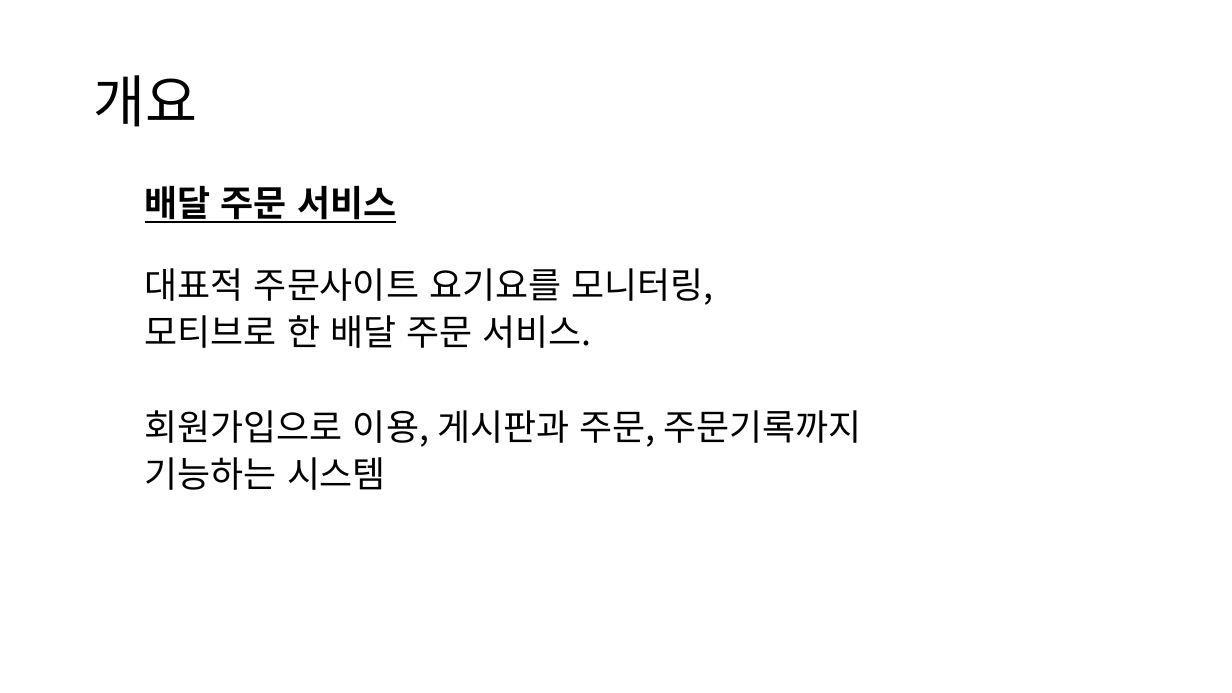
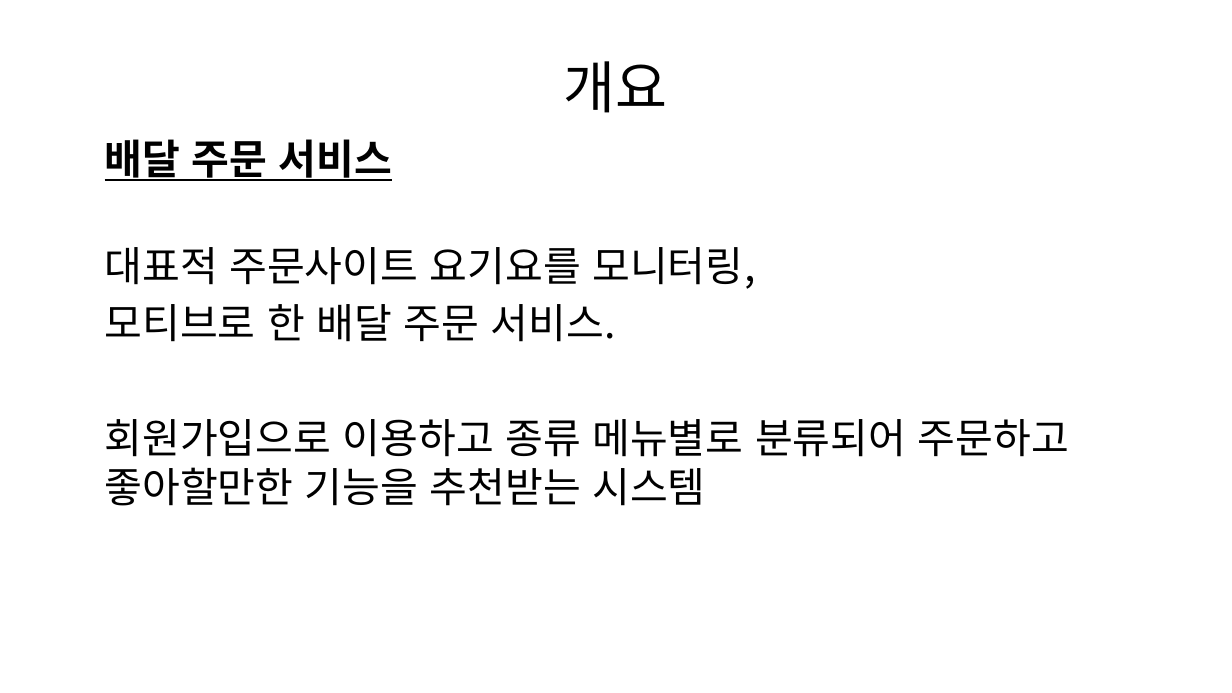
Before and after one commit to ian1321/SwingProject, a slide deck: slide 3 of 배달 주문 시스템.pptx. Drawn at 1232x693 pixels with LibreOffice and Linux fonts; fonts in the diff are those of the drawing. Boxes give left, top, right and bottom in pixels: in the first picture for what was removed or moved away, otherwise in the second. Text is boxed around its words. In the diff, an @@ line names an element or a change of style, - is before the commit and + after.

```diff
--- a/배달 주문 시스템.pptx
+++ b/배달 주문 시스템.pptx
@@ title "개요" moved from (x1=94, y1=75, x2=198, y2=127) to (x1=564, y1=61, x2=668, y2=113) @@
@@ title "개요" at (x1=564, y1=61, x2=668, y2=113): alignment left to centre; line spacing 0.9 to 1 @@
@@ text "배달 주문 서비스" moved from (x1=145, y1=186, x2=861, y2=490) to (x1=105, y1=139, x2=1069, y2=506) @@
@@ text at (x1=105, y1=139, x2=755, y2=342): size 28 to 32 pt in "배달 주문 서비스", "대표적 주문사이트 요기요를 모니터링,", "모티브로 한 배달 주문 서비스."; line spacing 0.8 to 1; less space between paragraphs @@
@@ text at (x1=105, y1=419, x2=1069, y2=506): text changed; size 28 to 32 pt @@
-회원가입으로 이용, 게시판과 주문, 주문기록까지
-기능하는 시스템
+회원가입으로 이용하고 종류 메뉴별로 분류되어 주문하고 좋아할만한 기능을 추천받는 시스템
```
Also in this commit, not shown: 5 other slides changed, 2 slides added, 1 slide removed.
